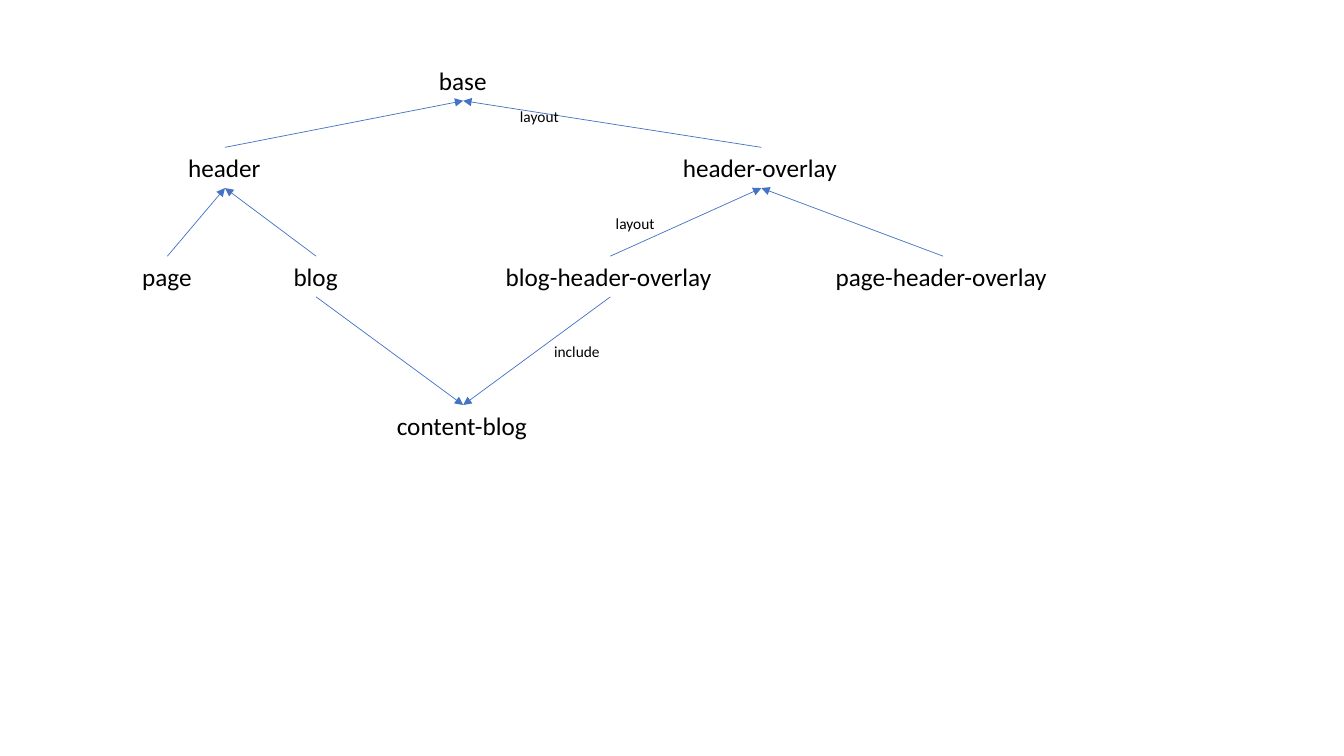
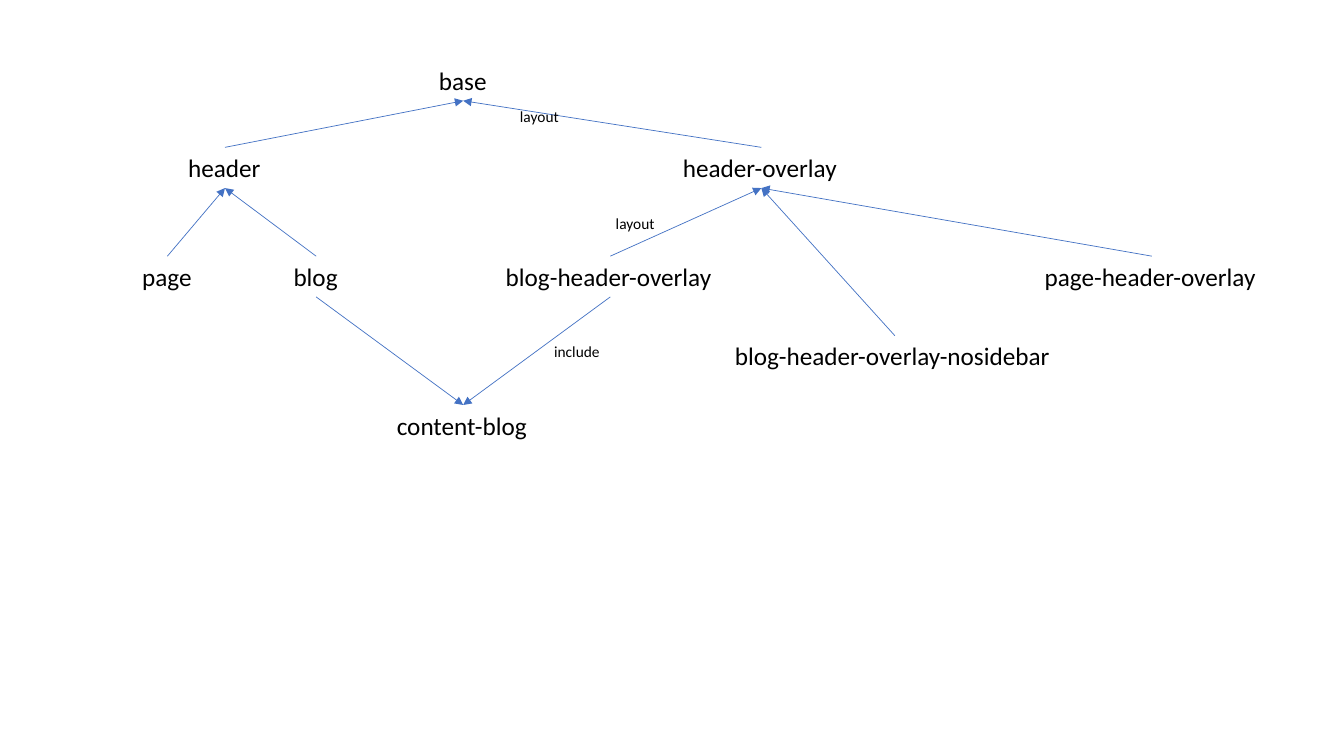
Before and after one commit to edwintorres/11ty-blog-experiments, a slide deck: slide 1 of my-blog-name/layout-chaining-diagram.pptx. Drawn at 1344x756 pixels with LibreOffice and Linux fonts; fonts in the diff are those of the drawing. Boxes give left, top, right and bottom in pixels: in the first picture for what was removed or moved away, otherwise in the second. Text is boxed around its words. In the diff, an @@ line names an element or a change of style, - is before the commit and + after.

```diff
--- a/my-blog-name/layout-chaining-diagram.pptx
+++ b/my-blog-name/layout-chaining-diagram.pptx
@@ arrow moved from (944, 256) - (761, 189) to (1152, 256) - (761, 189) @@
@@ arrow added from (895, 336) to (761, 189), #4472C4 0.5 pt @@
@@ text "page-header-overlay" moved from (x1=836, y1=268, x2=1047, y2=291) to (x1=1045, y1=268, x2=1256, y2=291) @@
@@ text added at (x1=735, y1=347, x2=1050, y2=370), 18 pt, text #000000 @@
+blog-header-overlay-nosidebar
```
Also in this commit, not shown: 6 other files.
